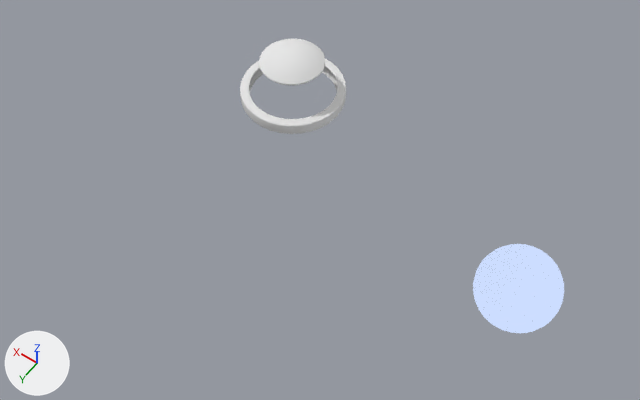
The Blender file Assets/dungeonbot300.blend, before and after one commit.
One viewpoint serves both versions: a 50 mm camera at (-2.61, 11.3, 17.01) aimed at (3.99, 2.05, 2.48). Lighting does not change. The marker at lower left points along +X, +Y and +Z.

Script lines for the objects in view, before the commit:
```python
me_sphere = bpy.data.meshes.new('Sphere')
me_sphere.from_pydata(...)  # a UV sphere (32 segments, 17 rings, poles along z) spanning x -1.0..1.0, y -1.0..1.0, z -0.9..1.1
me_sphere.polygons.foreach_set('use_smooth', [True] * 544)
me_sphere.materials.append(mat_material_004)
me_sphere_002 = bpy.data.meshes.new('Sphere.002')
me_sphere_002.from_pydata(...)  # 320 vertices, 288 faces; spans x -1.2..1.2, y -1.2..1.2, z -0.09..0.09
me_sphere_002.polygons.foreach_set('use_smooth', [True] * 288)
me_sphere_002.materials.append(mat_material_003)  # its picture is missing
me_sphere_003 = bpy.data.meshes.new('Sphere.003')
me_sphere_003.from_pydata(...)  # 257 vertices, 256 faces; spans x -0.726..0.726, y -0.726..0.726, z 0.739..1.1
me_sphere_003.polygons.foreach_set('use_smooth', [True] * 256)
me_sphere_003.materials.append(mat_material_002)  # its picture is missing
ob_body = bpy.data.objects.new('Body', me_sphere)
ob_body.location = (0.0, 0.0, 0.0)
ob_carriage = bpy.data.objects.new('Carriage', me_sphere_002)
ob_carriage.location = (6.2, 0.0, 2.7)
ob_carriage.scale = (1.0, 1.0, 1.5)
ob_turret = bpy.data.objects.new('Turret', me_sphere_003)
ob_turret.location = (6.2, 0.0, 2.8)
```
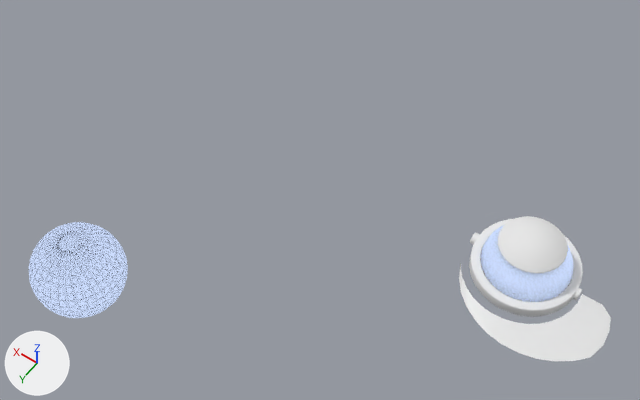
Boxes [x1, y1, x2, y2] around the edits, measured in the pictures (640 x 400 px):
'Body.001', added
    after: [29, 222, 128, 318]
'Body', mesh moved
    before: [473, 244, 564, 333]
    after: [480, 225, 573, 302]
'Turret', moved
    before: [259, 38, 326, 86]
    after: [498, 216, 568, 273]
'Blade', added
    after: [459, 264, 611, 362]
'Carriage', reshaped, moved, rescaled (7% wider, 29% taller)
    before: [240, 58, 346, 134]
    after: [469, 219, 583, 317]
part 2 of me_sphere_002, added
    after: [469, 219, 583, 317]
part 3 of me_sphere_002, deleted
    before: [240, 58, 346, 134]

The change, as a list of edits to the scene's bpy script:
```text
Change me_sphere_003:
    where me_sphere_003.from_pydata(...)  # 257 vertices, 256 faces; spans x -0.726..0.726, y -0.726..0.726, z 0.739..1.1
    used by ob_turret; location = (6.2, 0.0, 2.8)
    me_sphere_003 part 1: the whole mesh is moved by (0.0, 0.0, 1.0)
Change me_sphere_002:
    used by ob_carriage; location = (6.2, 0.0, 2.7); scale = (1.0, 1.0, 1.5)
    remove me_sphere_002.from_pydata(...)  # 320 vertices, 288 faces; spans x -1.2..1.2, y -1.2..1.2, z -0.09..0.09
    add me_sphere_002.from_pydata(...)  # 960 vertices, 864 faces; spans x -1.27..1.3, y -1.2..1.2, z 0.86..1.14
    me_sphere_002 part 2: 960 vertices added at x -1.27..1.3, y -1.2..1.2, z 0.86..1.14
    me_sphere_002 part 3: 320 vertices removed from x -1.2..1.2, y -1.2..1.2, z -0.09..0.09
Change me_sphere:
    where me_sphere.from_pydata(...)  # 514 vertices, 544 faces; spans x -1.0..1.0, y -1.0..1.0, z -0.9..1.1
    used by ob_body; location = (0.0, 0.0, 0.0)
    me_sphere part 4: the whole mesh is moved by (0.0, 0.0, 0.9)
Add me_sphere_009:
    me_sphere_009.from_pydata(...)  # 3654 vertices, 4768 faces; spans x -1.02..1.02, y -1.02..1.02, z 0.02..2.07
    me_sphere_009.polygons.foreach_set('use_smooth', [True] * 4768)
    me_sphere_009.materials.append(mat_material_004)
Add me_circle_001:
    me_circle_001.from_pydata(...)  # 142 vertices, 142 faces; spans x -0.68..1.9, y -0.05..1.52, z 0.0..0.07
Change ob_turret:
    ob_turret.location: (6.2, 0.0, 2.8) -> (0.0, 0.0, 0.0)
Change ob_carriage:
    ob_carriage.scale: (1.0, 1.0, 1.5) -> (1.0, 1.0, 1.0)
    ob_carriage.location: (6.2, 0.0, 2.7) -> (0.0, 0.0, 0.0)
Add ob_body_001:
    ob_body_001 = bpy.data.objects.new('Body.001', me_sphere_009)
    ob_body_001.location = (7.2, 6.0, 0.9)
    ob_body_001.scale = (0.95, 0.95, 0.95)
Add ob_blade:
    ob_blade = bpy.data.objects.new('Blade', me_circle_001)
    ob_blade.location = (-1.3, 0.0, 1.0)
    ob_blade.scale = (1.31, 1.31, 1.31)
```
